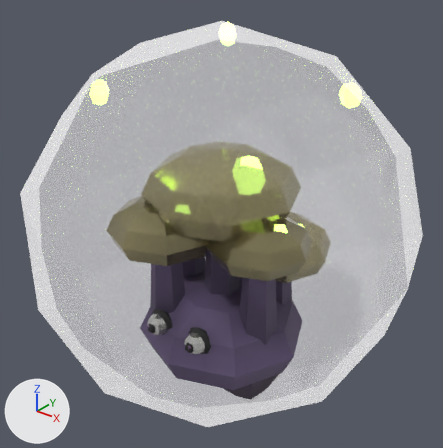
A saved change to the glTF model public/creatures/moldmother.glb.
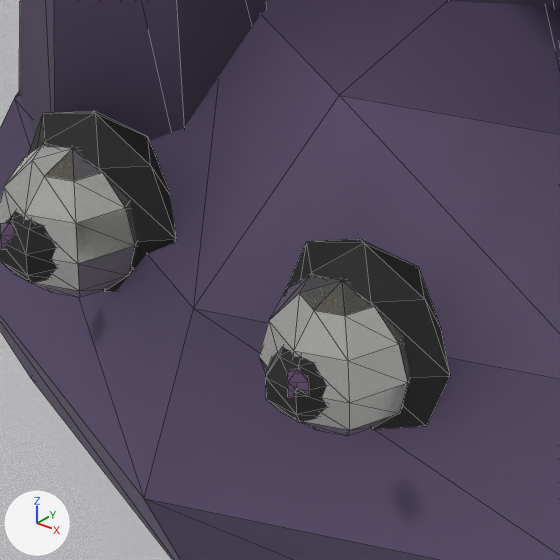
Each version appears first whole from a 50 mm lens placed at (1.557, -1.95, 2.011), pointed at (-0.003, -0.001, 0.802), and next in a close-up on the part from 33% to 51% of the width and 66% to 83% of the height. Lighting does not change. The marker at lower left points along +X, +Y and +Z. The last two pictures show the newer version. The close-ups show mesh edges as thin lines. Everything nearer to the camera than a plane just in front of the edit is cut away. Vertices at exactly the same position are counted once.

Names of what the first close-up shows: 'moldmother_body', 'moldmother_glow1'.
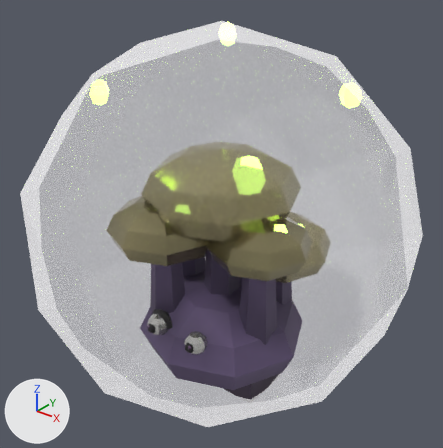
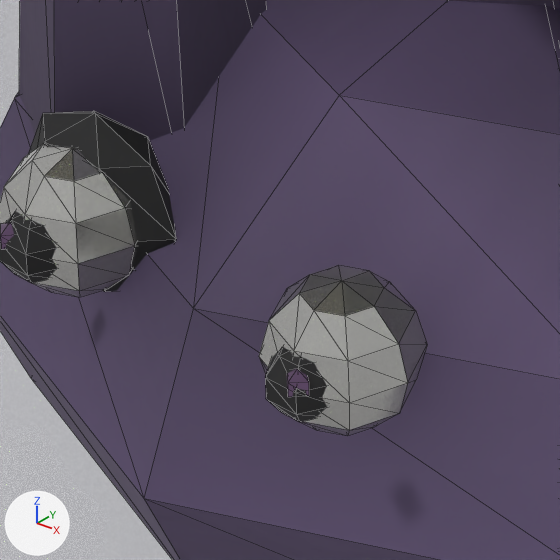
Where the change shows, as pixel boxes (x1, y1, x2, y2) in the close-ups (560 x 560 px):
part 1 of me_mesh_0, deleted
    before: (285, 239, 450, 429)

The change, as a list of edits to the scene's bpy script:
```text
Change me_mesh_0:
    used by ob_moldmother_body; location = (0.0, 0.0, 0.0)
    remove me_mesh_0.from_pydata(...)  # 486 vertices, 856 faces; spans x -0.432..0.476, y -0.446..0.438, z 0.0..0.964
    add me_mesh_0.from_pydata(...)  # 484 vertices, 858 faces; spans x -0.432..0.476, y -0.446..0.438, z 0.0..0.964
    me_mesh_0 part 1: the loose piece of 20 vertices spanning x 0.046..0.179, y -0.332..-0.268, z 0.319..0.452 is deleted
    other edits to the shape of me_mesh_0 do not show in these pictures
```
